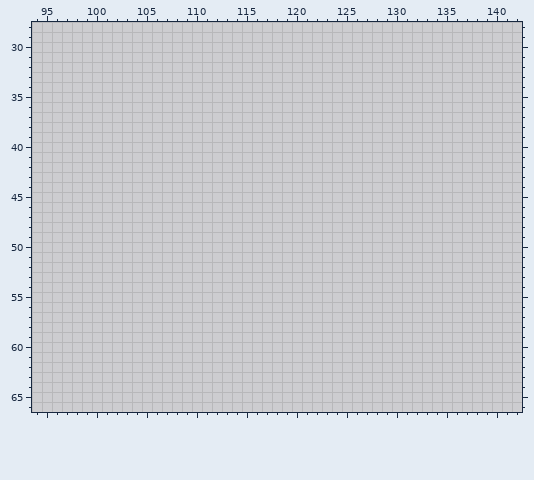
One commit to this pixel-art file: sprite/Brouillon/mobilier_appart_cuisine.ase. The first picture shows the starting point.
180x180 pixels, 1 frame. Colours within 5 levels of each other are drawn and written as one. Shown: x 94..142, y 28..66. The commit also changed other parts of the picture, which this record leaves out.
The same view after the edit:
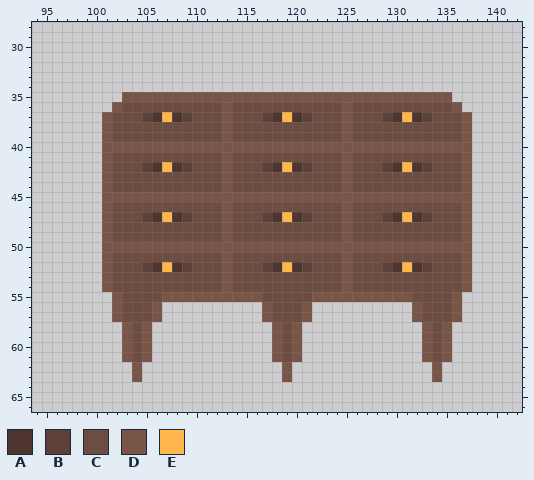
Palette (. is transparent): A #4e342e  B #5d4037  C #6d4c41  D #795548  E #ffb74d
Changes in this commit:
{"y":35,"x":103,"old":".................................","new":"DDDDDDDDDDDDDDDDDDDDDDDDDDDDDDDDD"}
{"y":36,"x":102,"old":"...................................","new":"DCCCCCCCCCCDCCCCCCCCCCCDCCCCCCCCCCD"}
{"y":37,"x":101,"old":".....................................","new":"DCCCBAEABCCCDCCCBAEABCCCDCCCBAEABCCCD"}
{"y":38,"x":101,"old":".....................................","new":"DCCCCCCCCCCCDCCCCCCCCCCCDCCCCCCCCCCCD"}
{"y":39,"x":101,"old":".....................................","new":"DCCCCCCCCCCCDCCCCCCCCCCCDCCCCCCCCCCCD"}
{"y":40,"x":101,"old":".....................................","new":"DDDDDDDDDDDDDDDDDDDDDDDDDDDDDDDDDDDDD"}
{"y":41,"x":101,"old":".....................................","new":"DCCCCCCCCCCCDCCCCCCCCCCCDCCCCCCCCCCCD"}
{"y":42,"x":101,"old":".....................................","new":"DCCCBAEABCCCDCCCBAEABCCCDCCCBAEABCCCD"}
{"y":43,"x":101,"old":".....................................","new":"DCCCCCCCCCCCDCCCCCCCCCCCDCCCCCCCCCCCD"}
{"y":44,"x":101,"old":".....................................","new":"DCCCCCCCCCCCDCCCCCCCCCCCDCCCCCCCCCCCD"}
{"y":45,"x":101,"old":".....................................","new":"DDDDDDDDDDDDDDDDDDDDDDDDDDDDDDDDDDDDD"}
{"y":46,"x":101,"old":".....................................","new":"DCCCCCCCCCCCDCCCCCCCCCCCDCCCCCCCCCCCD"}
{"y":47,"x":101,"old":".....................................","new":"DCCCBAEABCCCDCCCBAEABCCCDCCCBAEABCCCD"}
{"y":48,"x":101,"old":".....................................","new":"DCCCCCCCCCCCDCCCCCCCCCCCDCCCCCCCCCCCD"}
{"y":49,"x":101,"old":".....................................","new":"DCCCCCCCCCCCDCCCCCCCCCCCDCCCCCCCCCCCD"}
{"y":50,"x":101,"old":".....................................","new":"DDDDDDDDDDDDDDDDDDDDDDDDDDDDDDDDDDDDD"}
{"y":51,"x":101,"old":".....................................","new":"DCCCCCCCCCCCDCCCCCCCCCCCDCCCCCCCCCCCD"}
{"y":52,"x":101,"old":".....................................","new":"DCCCBAEABCCCDCCCBAEABCCCDCCCBAEABCCCD"}
{"y":53,"x":101,"old":".....................................","new":"DCCCCCCCCCCCDCCCCCCCCCCCDCCCCCCCCCCCD"}
{"y":54,"x":101,"old":".....................................","new":"DCCCCCCCCCCCDCCCCCCCCCCCDCCCCCCCCCCCD"}
{"y":55,"x":102,"old":"...................................","new":"DCCCCDDDDDDDDDDCCCCCDDDDDDDDDDCCCCD"}
{"y":56,"x":102,"old":".....","new":"DCCCD"}
{"y":56,"x":117,"old":".....","new":"DCCCD"}
{"y":56,"x":132,"old":".....","new":"DCCCD"}
{"y":57,"x":102,"old":".....","new":"DCCCD"}
{"y":57,"x":117,"old":".....","new":"DCCCD"}
{"y":57,"x":132,"old":".....","new":"DCCCD"}
{"y":58,"x":103,"old":"...","new":"DCD"}
{"y":58,"x":118,"old":"...","new":"DCD"}
{"y":58,"x":133,"old":"...","new":"DCD"}
{"y":59,"x":103,"old":"...","new":"DCD"}
{"y":59,"x":118,"old":"...","new":"DCD"}
{"y":59,"x":133,"old":"...","new":"DCD"}
{"y":60,"x":103,"old":"...","new":"DCD"}
{"y":60,"x":118,"old":"...","new":"DCD"}
{"y":60,"x":133,"old":"...","new":"DCD"}
{"y":61,"x":103,"old":"...","new":"DCD"}
{"y":61,"x":118,"old":"...","new":"DCD"}
{"y":61,"x":133,"old":"...","new":"DCD"}
{"y":62,"x":104,"old":".","new":"D"}
{"y":62,"x":119,"old":".","new":"D"}
{"y":62,"x":134,"old":".","new":"D"}
{"y":63,"x":104,"old":".","new":"D"}
{"y":63,"x":119,"old":".","new":"D"}
{"y":63,"x":134,"old":".","new":"D"}
{"label":"added","picture_box":[102,92,472,382]}
